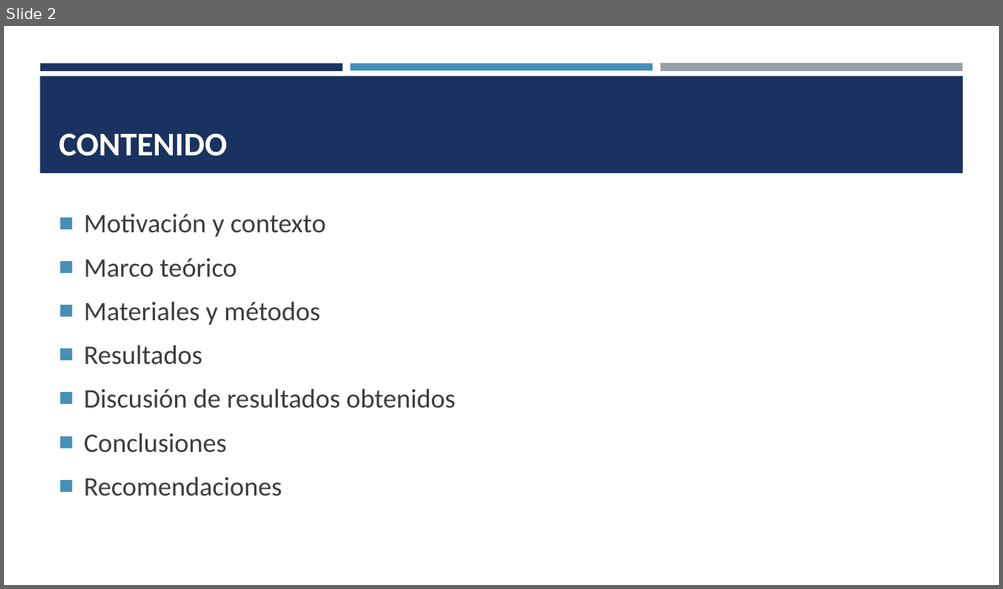
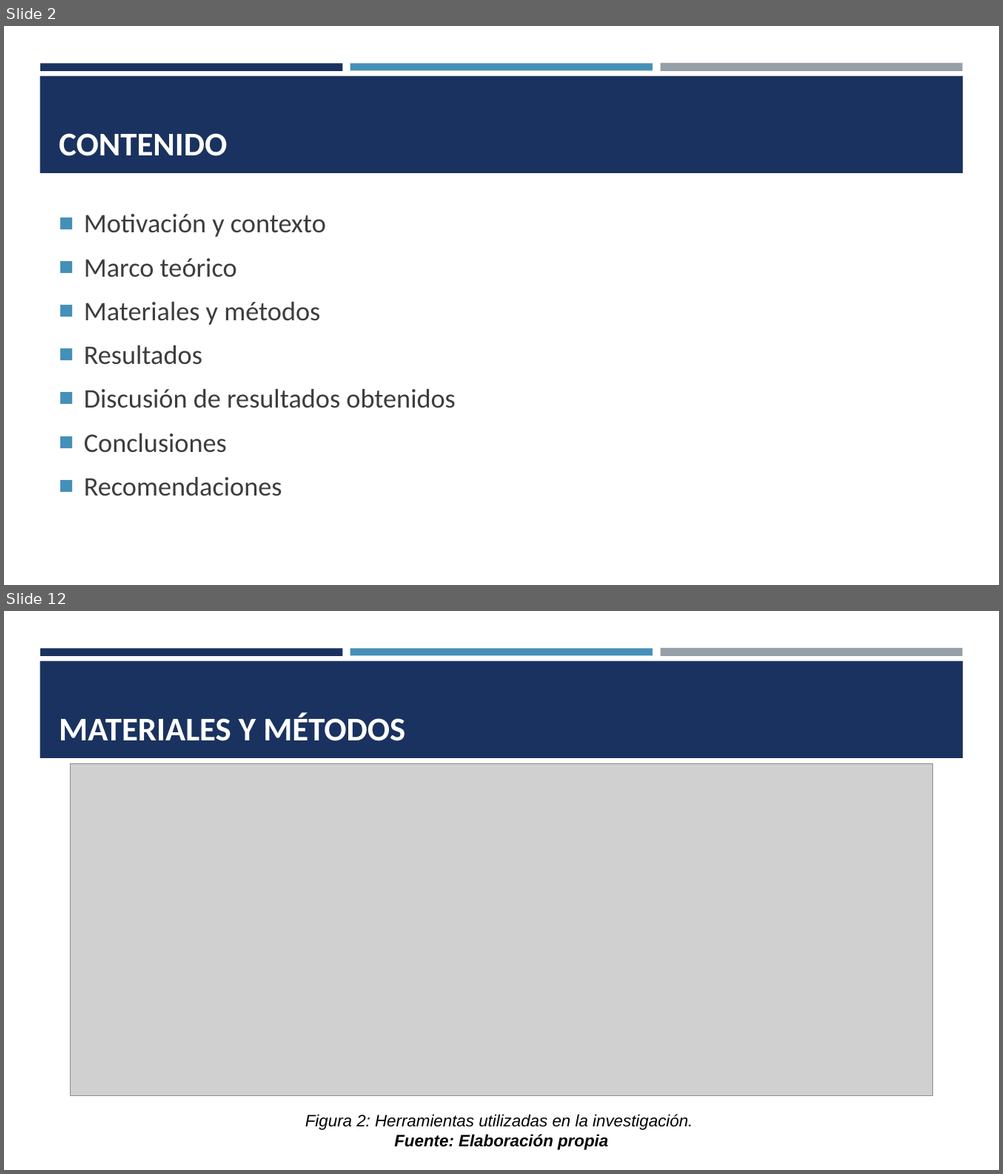
Before and after one commit to jfnando3030/Maestria-de-Sofware, a slide deck: Tesis/Diapositivas tesis.pptx. Shown one above the other, each under a label of ours: slide 2 before the commit, slides 2 and 12 after it; the slides between them are not shown. The pictures are 1003x589 and 1003x1174 pixels, drawn with LibreOffice and Linux fonts; fonts in the diff are those of the drawing; grey boxes stand for pictures. Boxes give left, top, right and bottom in pixels: in the first picture for what was removed or moved away, otherwise in the second. Text is boxed around its words. In the diff, an @@ line names an element or a change of style, - is before the commit and + after.

```diff
--- a/Tesis/Diapositivas tesis.pptx
+++ b/Tesis/Diapositivas tesis.pptx
@@ slide 12 added at (4,611,999,1170), background #FFFFFF; not listed: 4 template elements that a slide beside it also shows @@
@@ title added at (59,712,405,741), 32 pt, text #FFFFFF, bold @@
+MATERIALES Y MÉTODOS
@@ picture added at (71,764,933,1096) @@
@@ text added at (305,1114,692,1150), 16 pt, text #000000, italic @@
+Figura 2: Herramientas utilizadas en la investigación.
+Fuente: Elaboración propia
```
Also in this commit, not shown: 6 slides changed, 6 other slides added, 2 other files.
